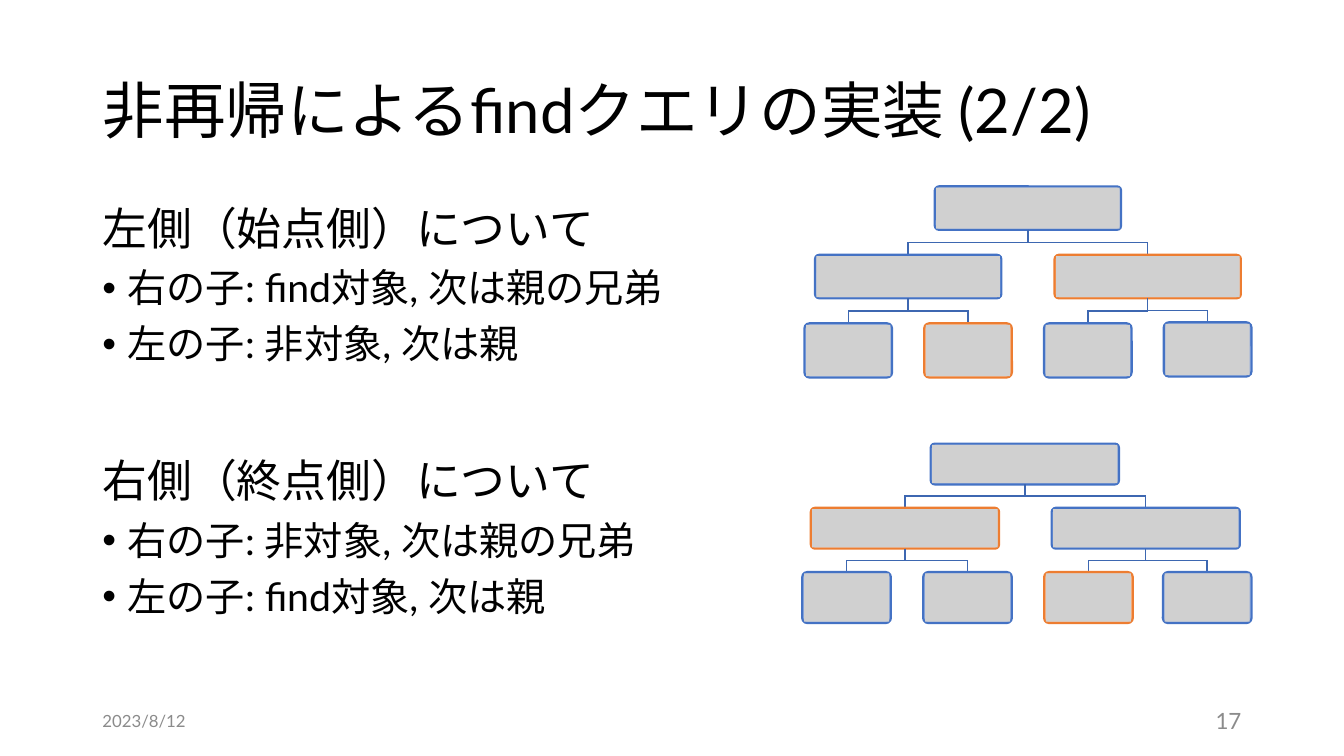
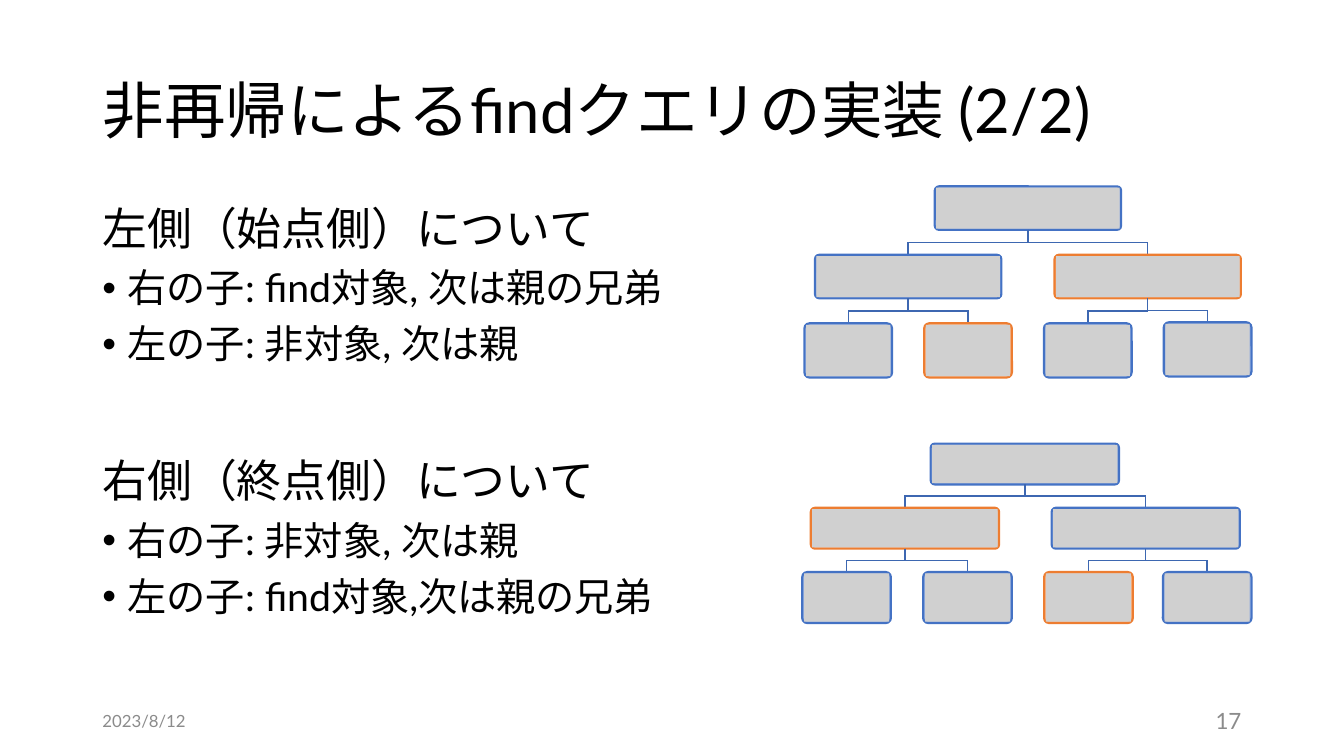
Before and after one commit to Kyabc/triC, a slide deck: slide 17 of 20230812/SegmentTree入門.pptx. Drawn at 1344x756 pixels with LibreOffice and Linux fonts; fonts in the diff are those of the drawing; grey boxes stand for pictures. Boxes give left, top, right and bottom in pixels: in the first picture for what was removed or moved away, otherwise in the second. Text is boxed around its words. In the diff, an @@ line names an element or a change of style, - is before the commit and + after.

Commit message:
update slides

```diff
--- a/20230812/SegmentTree入門.pptx
+++ b/20230812/SegmentTree入門.pptx
@@ text at box(128, 522, 653, 616): text changed @@
-• 右の子: 非対象, 次は親の兄弟
-• 左の子: find対象, 次は親
+• 右の子: 非対象, 次は親
+• 左の子: find対象,次は親の兄弟
```
Also in this commit, not shown: 1 other file.
